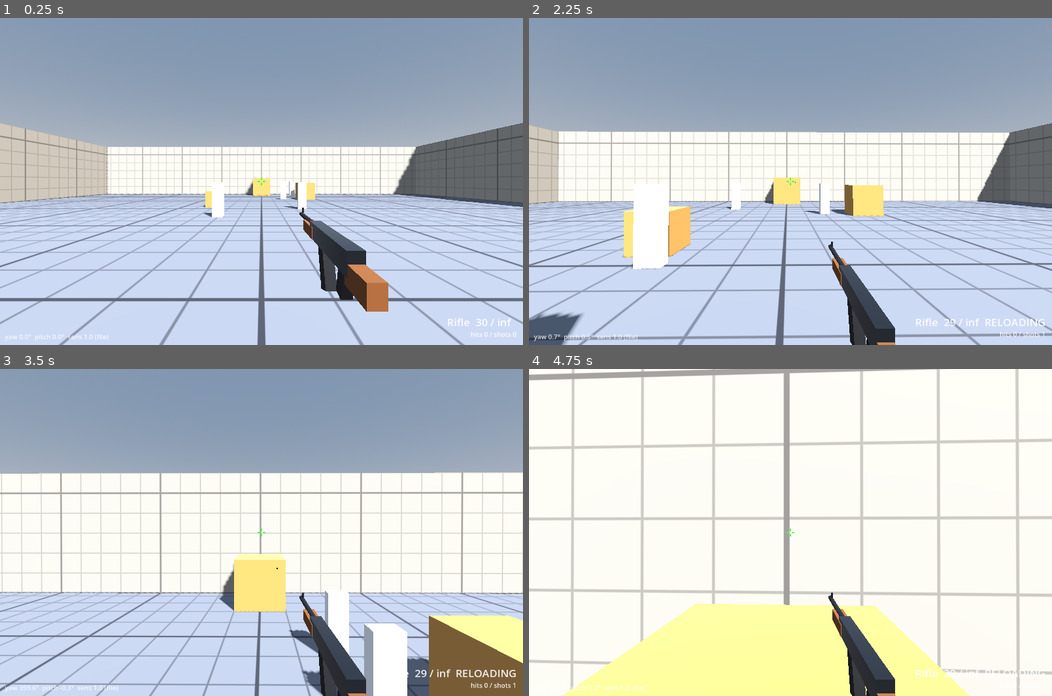
Above: before the commit, frames 1-4 (two rows, left to right).
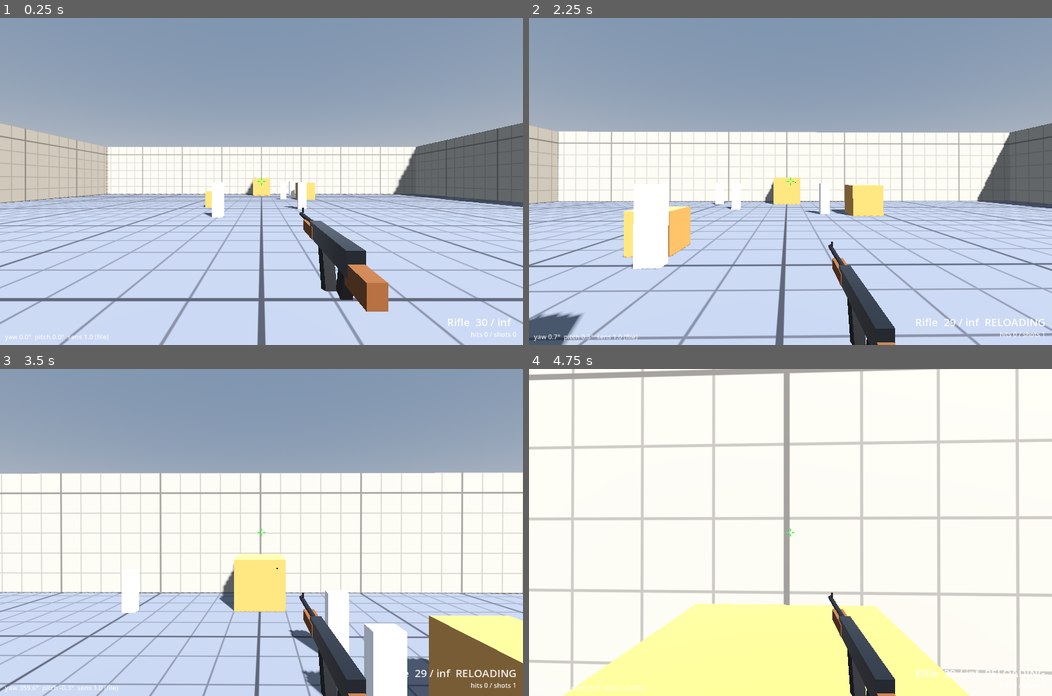
Above: after the commit, the same moments.

Repository: chang814/deploy-lab
Game: Godot game, scene res://scenes/main.tscn
Same seed, same stepped clock (60 frames per second), same inputs: the game is played once before the commit and once after it.
Inputs (mouse positions are in pixels of both pictures, inside the frame that each line leads up to):
- Up to frame 1 (0.25 s): no input
- Up to frame 2 (2.25 s): tap Enter at 0.5 s; move the mouse to (816, 181) at 0.52 s; hold W from 0.53 s (still down); tap R at 0.6, 1.35 s; click (816, 181) at 0.67 s; tap Space at 0.77, 1.52 s; move the mouse to (764, 181) at 1.27 s; click (764, 181) at 1.42 s; move the mouse to (800, 174) at 2.02 s; tap C at 2.1 s; click (800, 174) at 2.17 s
- Up to frame 3 (3.5 s): keep holding W; tap R at 2.3, 3.05 s; move the mouse to (256, 539) at 2.77 s; tap N at 2.85 s; click (256, 539) at 2.92 s; tap Space at 3.02 s
- Up to frame 4 (4.75 s): keep holding W; move the mouse to (827, 535) at 3.52 s; tap Z at 3.6 s; click (827, 535) at 3.67 s; tap Space at 3.77, 4.52 s; tap R at 3.8, 4.55 s; move the mouse to (748, 529) at 4.27 s; tap F at 4.35 s; click (748, 529) at 4.42 s

The runs differ from the first frame. In frame 2, less than 0.1% of the frame differs, in the area x 34-38%, y 50-58%; in frame 3, 0.2%, in the area x 23-27%, y 62-75%; in frame 4, nothing differs.

Commit message:
fix(v0.2): keep trigger edges between ticks; visible far target; viewmodel params in data
- WeaponController queues press/release edges between physics ticks, so quick clicks and fast
  pistol taps are not lost; physics_step() is testable without a scene tree
- Static26m moved out of BoxFar
- Viewmodel presentation parameters moved to data/weapons/weapons.json (viewmodel section)
- Warning when tick_rate_hz differs from the physics tick rate
- Wording: the 0-1 tick wait is a hypothesis pending the V item

Refs #41.
Agent: claude

Diff:
--- a/data/weapons/weapons.json
+++ b/data/weapons/weapons.json
@@ -1,6 +1,14 @@
 {
-	"_comment": "武器参数（秒、米）。draw_s 来自 P0-5 第一批：切枪到第一发约 1.000 s 再加 0–1 个 tick 的等待（模拟以 tick_rate_hz 运行，等待自然产生），V 项录好后再校准（#38）；刀的拔出时长尚未测量，暂用 1.0。射速、弹匣、换弹时间取公开资料的近似值，尚未实测。",
+	"_comment": "武器参数（秒、米）。draw_s 来自 P0-5 第一批：切枪到第一发在 1.000–1.017 s；模拟以 tick_rate_hz 运行，「拔出 1.000 s + 0–1 个 tick 等待」是待 V 项验证的假设，V 项录好后再校准（#38）；刀的拔出时长尚未测量，暂用 1.0。射速、弹匣、换弹时间取公开资料的近似值，尚未实测。",
 	"tick_rate_hz": 64,
+	"viewmodel": {
+		"_comment": "第一人称表现参数：拔出时模型从画面下方多远升起、开火后坐位移与恢复速度、每米后坐对应的上抬角度、枪口闪光时长",
+		"draw_drop_m": 0.35,
+		"kick_m": 0.035,
+		"kick_recover_mps": 0.49,
+		"kick_pitch_deg_per_m": 120.0,
+		"flash_s": 0.05
+	},
 	"weapons": [
 		{
 			"id": "rifle",
--- a/scenes/main.tscn
+++ b/scenes/main.tscn
@@ -144,7 +144,7 @@
 mesh = SubResource("target_mesh")
 
 [node name="Static26m" type="StaticBody3D" parent="Range"]
-transform = Transform3D(1, 0, 0, 0, 1, 0, 0, 0, 1, 0, 0.8, -18)
+transform = Transform3D(1, 0, 0, 0, 1, 0, 0, 0, 1, -5, 0.8, -17)
 script = ExtResource("6_target")
 move_amplitude_m = 0
 move_speed_mps = 0
--- a/src/core/weapon_state.gd
+++ b/src/core/weapon_state.gd
@@ -2,8 +2,9 @@
 extends RefCounted
 ## 切枪 / 开火 / 换弹状态机（纯逻辑，按 tick 推进；v0.2）。
 ##
-## 时间模型：模拟以固定 tick 运行（CS2 为 64 tick/s）。输入在两个 tick 之间到达，到下一个 tick 才被处理，
-## 因此「按键 → 生效」天然有 0–1 个 tick 的等待，这正是 P0-5 测到的切枪时长散布的来源。
+## 时间模型（临时模拟模型）：模拟以固定 tick 运行（CS2 为 64 tick/s）。输入在两个 tick 之间到达，到下一个
+## tick 才被处理，因此「按键 → 生效」有 0–1 个 tick 的等待。P0-5 第一批的切枪时长散布与这个模型吻合，
+## 但它仍是待 V 项（正常速度对照）验证的假设（docs/measurement/p0-5-batch1.md）。
 ## 切枪在处理它的那个 tick 开始拔出，经过 draw_s 后的第一个 tick 才能开火。
 ##
 ## 规则：
@@ -81,6 +82,11 @@
 	_pending_reload = true
 
 
+## 两个 tick 之间扳机松开过（即使 tick 时又按下了）：半自动武器据此允许下一枪。
+func release_trigger() -> void:
+	_trigger_released = true
+
+
 func is_ready() -> bool:
 	return state == State.READY
 
--- a/src/game/weapon_controller.gd
+++ b/src/game/weapon_controller.gd
@@ -7,10 +7,6 @@
 
 const HIP_POS: Vector3 = Vector3(0.15, -0.15, -0.4)    # 模型在相机空间里的位置（表现参数，不是手感时长）
 const VM_SCALE: float = 0.62                           # 模型缩放
-const DRAW_DROP_M: float = 0.35                        # 拔出动画开始时模型在画面下方多远
-const KICK_M: float = 0.035                            # 开火时向后的位移
-const KICK_RECOVER_PER_S: float = 14.0
-const FLASH_S: float = 0.05
 
 @export var look_path: NodePath = ^"../.."
 
@@ -26,6 +22,9 @@
 var _flash_left_s: float = 0.0
 var _flash: OmniLight3D = null
 var _trigger: bool = false
+## 两个物理 tick 之间收到过「按下」/「松开」：保留边沿，避免快速点击丢失
+var _press_queued: bool = false
+var _release_seen: bool = false
 
 
 func _ready() -> void:
@@ -39,6 +38,9 @@
 func setup(c: WeaponConfig) -> void:
 	cfg = c
 	_look = get_node_or_null(look_path) as FpsLook
+	var physics_hz: int = int(ProjectSettings.get_setting("physics/common/physics_ticks_per_second"))
+	if physics_hz != int(c.tick_rate_hz):
+		push_warning("weapons.json 的 tick_rate_hz (%s) 与物理频率 (%d) 不一致，武器计时会失真" % [c.tick_rate_hz, physics_hz])
 	state.setup(c.weapons, c.tick_rate_hz, String(c.weapons[0]["id"]))
 	for w: Dictionary in c.weapons:
 		var m: Node3D = Viewmodels.build(String(w["id"]))
@@ -70,7 +72,12 @@
 	elif event is InputEventMouseButton:
 		var mb: InputEventMouseButton = event
 		match mb.button_index:
-			MOUSE_BUTTON_LEFT: _trigger = mb.pressed
+			MOUSE_BUTTON_LEFT:
+				_trigger = mb.pressed
+				if mb.pressed:
+					_press_queued = true
+				else:
+					_release_seen = true
 			MOUSE_BUTTON_WHEEL_DOWN:
 				if mb.pressed:
 					state.request_wheel(1)
@@ -80,12 +87,24 @@
 
 
 func _physics_process(_dt_s: float) -> void:
+	physics_step()
+
+
+## 一个物理 tick：把这段时间里的扳机边沿交给状态机，推进一个 tick。返回是否开火（测试可直接调用）。
+func physics_step() -> bool:
 	if cfg == null:
-		return
+		return false
 	if not _active():
 		_trigger = false
-	if state.tick(_trigger):
+		_press_queued = false
+	if _release_seen:
+		state.release_trigger()
+	var fired: bool = state.tick(_trigger or _press_queued)
+	_press_queued = false
+	_release_seen = false
+	if fired:
 		_on_fire()
+	return fired
 
 
 func _process(dt_s: float) -> void:
@@ -99,13 +118,13 @@
 	if state.state == WeaponState.State.DRAWING:
 		var draw_s: float = float(state.weapons[_shown]["draw_s"])
 		var t: float = clampf(1.0 - (state.ready_at_s - state.now_s) / maxf(draw_s, 1e-6), 0.0, 1.0)
-		drop = DRAW_DROP_M * pow(1.0 - t, 3.0)
+		drop = cfg.viewmodel["draw_drop_m"] * pow(1.0 - t, 3.0)
 	elif state.state == WeaponState.State.RELOADING:
-		drop = DRAW_DROP_M * 0.35
-	_kick = move_toward(_kick, 0.0, KICK_RECOVER_PER_S * KICK_M * dt_s)
+		drop = cfg.viewmodel["draw_drop_m"] * 0.35
+	_kick = move_toward(_kick, 0.0, cfg.viewmodel["kick_recover_mps"] * dt_s)
 	m.scale = Vector3.ONE * VM_SCALE
 	m.position = HIP_POS + Vector3(0, -drop, _kick)
-	m.rotation_degrees = Vector3(_kick * 120.0, 0, 0)
+	m.rotation_degrees = Vector3(_kick * cfg.viewmodel["kick_pitch_deg_per_m"], 0, 0)
 	_flash_left_s = maxf(_flash_left_s - dt_s, 0.0)
 	_flash.light_energy = 6.0 if _flash_left_s > 0.0 else 0.0
 
@@ -121,9 +140,9 @@
 
 func _on_fire() -> void:
 	shots += 1
-	_kick = KICK_M
+	_kick = cfg.viewmodel["kick_m"]
 	if int(state.weapons[state.current]["magazine"]) > 0:
-		_flash_left_s = FLASH_S
+		_flash_left_s = cfg.viewmodel["flash_s"]
 	var cam: Camera3D = get_parent() as Camera3D
 	if cam == null or not is_inside_tree():
 		return
--- a/src/input/weapon_config.gd
+++ b/src/input/weapon_config.gd
@@ -3,10 +3,13 @@
 ## 武器参数（来自 data/weapons/weapons.json）。
 
 const DEFAULT_PATH: String = "res://data/weapons/weapons.json"
+const VIEWMODEL_KEYS: PackedStringArray = ["draw_drop_m", "kick_m", "kick_recover_mps", "kick_pitch_deg_per_m", "flash_s"]
 const NUM_KEYS: PackedStringArray = ["slot", "draw_s", "fire_interval_s", "magazine", "reload_s", "range_m"]
 
 var tick_rate_hz: float = NAN
 var weapons: Array = []
+## 第一人称表现参数（见 data/weapons/weapons.json 的 viewmodel）
+var viewmodel: Dictionary = {}
 var error: String = "尚未加载"
 
 
@@ -61,6 +64,15 @@
 		ids[wd["id"]] = true
 		slots[int(wd["slot"])] = true
 		c.weapons.append(wd)
+	if typeof(d.get("viewmodel")) != TYPE_DICTIONARY:
+		c.error = "缺少 viewmodel"
+		return c
+	for key: String in VIEWMODEL_KEYS:
+		var vm: Dictionary = d["viewmodel"]
+		if typeof(vm.get(key)) not in [TYPE_INT, TYPE_FLOAT] or not is_finite(float(vm[key])) or float(vm[key]) < 0.0:
+			c.error = "viewmodel.%s 必须是有限的非负数" % key
+			return c
+		c.viewmodel[key] = float(vm[key])
 	c.tick_rate_hz = float(d["tick_rate_hz"])
 	c.error = ""
 	return c
--- a/tests/unit/test_weapon_state.gd
+++ b/tests/unit/test_weapon_state.gd
@@ -45,6 +45,8 @@
 	bad = (c.weapons[0] as Dictionary).duplicate()
 	bad["automatic"] = "yes"
 	ok("automatic 不是布尔无效", not WeaponConfig.from_json_text(JSON.stringify({"tick_rate_hz": 64, "weapons": [bad]})).is_valid())
+	ok("缺 viewmodel 无效", not WeaponConfig.from_json_text(JSON.stringify({"tick_rate_hz": 64, "weapons": c.weapons})).is_valid())
+	ok("viewmodel 参数已读入", c.viewmodel.has("kick_m") and c.viewmodel["draw_drop_m"] > 0.0)
 
 
 func _test_draw_timing() -> void:
@@ -182,6 +184,50 @@
 			count += 1
 	ok("刀按住每 0.4 s 挥一次（1 s 内 3 次），实际 %d" % count, count == 3)
 	ok("刀不消耗弹药", s.ammo["knife"] == 0 and s.is_ready())
+
+
+func _click(wc: WeaponController, pressed: bool) -> void:
+	var mb: InputEventMouseButton = InputEventMouseButton.new()
+	mb.button_index = MOUSE_BUTTON_LEFT
+	mb.pressed = pressed
+	wc._unhandled_input(mb)
+
+
+func _test_controller_input(wc: WeaponController, root: Node) -> void:
+	var look: FpsLook = root.get_node("Player/Look") as FpsLook
+	look.captured = true
+	# 快速点击：两个 tick 之间按下又松开，下一个 tick 仍然开火
+	_click(wc, true)
+	_click(wc, false)
+	ok("tick 之间的快速点击不会丢", wc.physics_step())
+	# 手枪：开一枪后，在同一个 tick 间隔里松开再按下，状态机能看到松开 → 间隔到了就开下一枪
+	wc.state.request_slot(2)
+	for i: int in 70:
+		wc.physics_step()
+	_click(wc, true)
+	ok("手枪第一枪", wc.physics_step())
+	var fired_again: bool = false
+	for i: int in 20:
+		_click(wc, false)
+		_click(wc, true)
+		fired_again = fired_again or wc.physics_step()
+	ok("手枪快速连点（松开和按下在同一个 tick 间隔里）能继续开火", fired_again)
+	# 一直按住手枪不会连发：松开后按住 80 个 tick（1.25 s，射击间隔 0.15 s），只开一枪
+	_click(wc, false)
+	wc.physics_step()
+	_click(wc, true)
+	var held_fired: int = 0
+	for i: int in 80:
+		if wc.physics_step():
+			held_fired += 1
+	ok("手枪按住只开一枪，实际 %d" % held_fired, held_fired == 1)
+	# 暂停时不开火，且暂停前的按下不会留到恢复后
+	_click(wc, false)
+	look.captured = false
+	_click(wc, true)
+	ok("暂停时不开火", not wc.physics_step())
+	look.captured = true
+	ok("恢复后不会补开暂停时的那一下", not wc.physics_step())
 
 
 func _test_scene_wiring() -> void:
@@ -198,4 +244,5 @@
 		wc.setup(WeaponConfig.load_file())
 		ok("开局拿着步枪", wc.state.current == "rifle")
 		ok("三把武器都有模型", wc.get_child_count() >= 3)
+		_test_controller_input(wc, root)
 	root.free()
Not shown, changed: CHANGELOG.md
